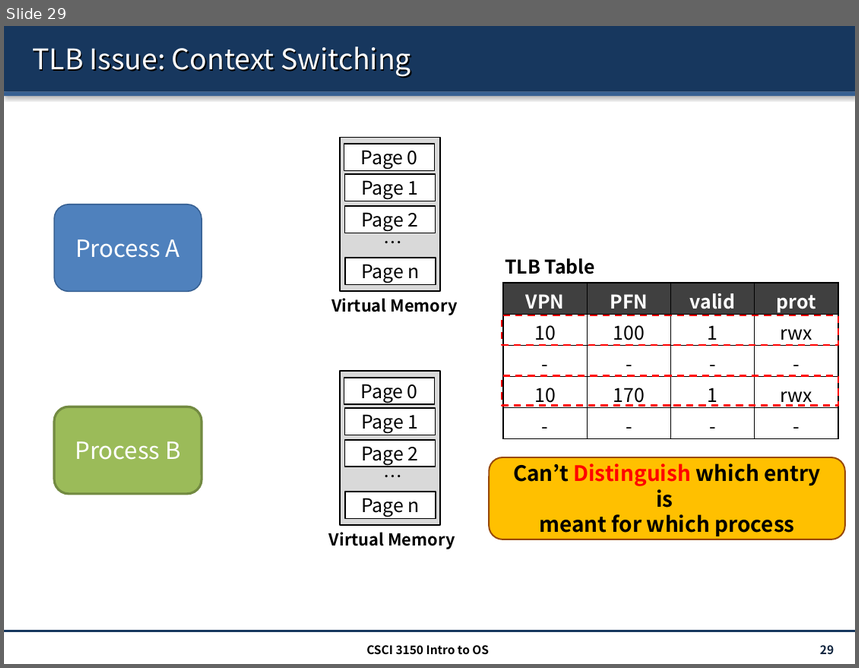
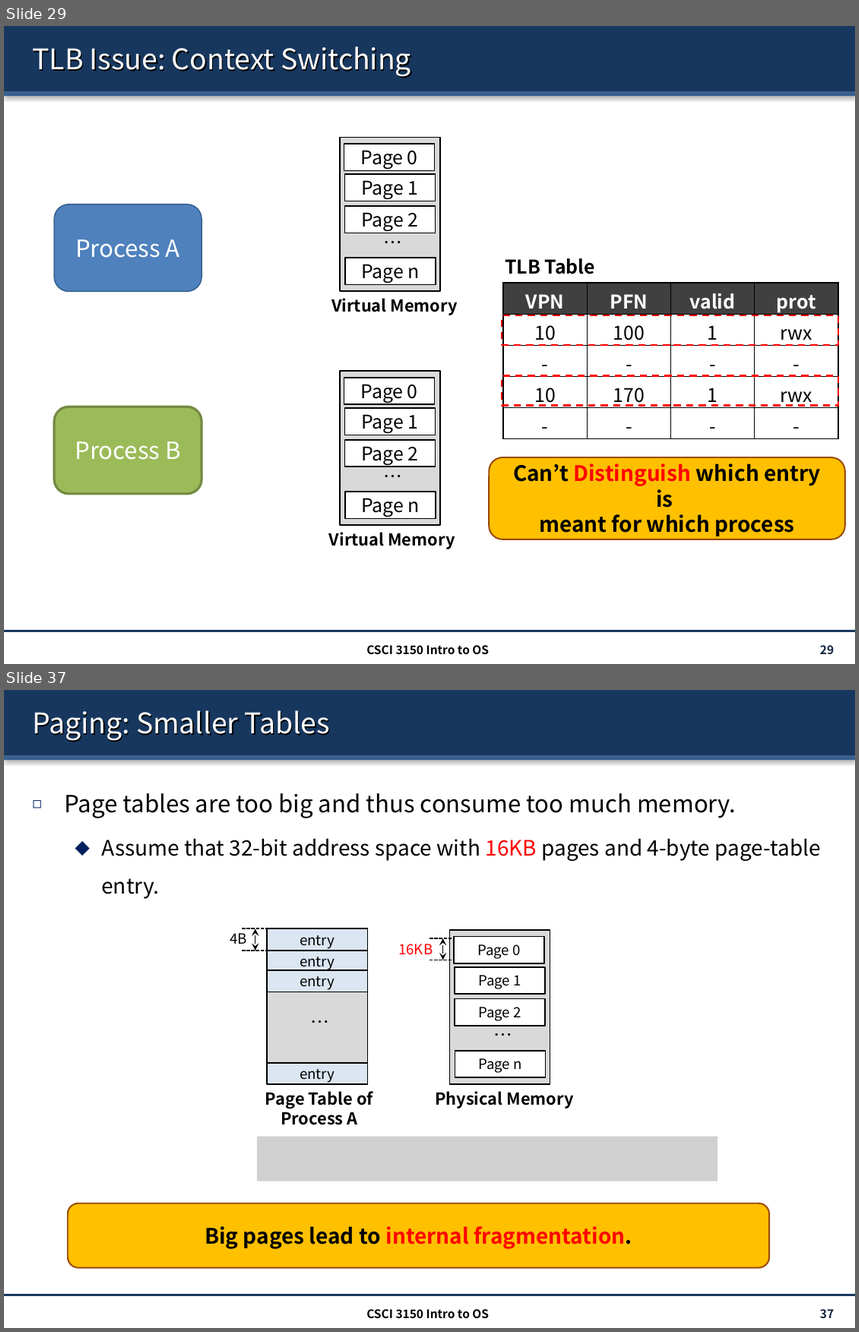
Before and after one commit to henryhxu/CSCI3150, a slide deck: lecture/lec11_paging.pptx. Shown one above the other, each under a label of ours: slide 29 before the commit, slides 29 and 37 after it; the slides between them are not shown. The pictures are 859x668 and 859x1332 pixels, drawn with LibreOffice and Linux fonts; fonts in the diff are those of the drawing; grey boxes stand for pictures. Boxes give left, top, right and bottom in pixels: in the first picture for what was removed or moved away, otherwise in the second. Text is boxed around its words. In the diff, an @@ line names an element or a change of style, - is before the commit and + after.

```diff
--- a/lecture/lec11_paging.pptx
+++ b/lecture/lec11_paging.pptx
@@ slide 37 added at (4,690,855,1328), background #FFFFFF; not listed: 3 template elements that a slide beside it also shows @@
@@ title added at (32,711,330,741), 24 pt, text #FFFFFF @@
+Paging: Smaller Tables
@@ text added at (64,793,821,899), 18 pt, text #000000 @@
+◻ Page tables are too big and thus consume too much memory.
+  ⬥ Assume that 32-bit address space with 16KB pages and 4-byte page-table entry.
@@ text added at (230,933,247,944), 12 pt, text #000000 @@
+4B
@@ line added from (243, 929) to (267, 929), #000000 1 pt dashed @@
@@ double arrow added from (255, 929) to (255, 951), #000000 1 pt @@
@@ rectangle added at (267,929,367,1083), fill #D9D9D9, outline #000000 1 pt @@
@@ rectangle added at (267,929,367,951), fill #DCE6F2, outline #000000 1 pt, 12 pt, text #000000 @@
+entry
@@ line added from (430, 939) to (455, 939), #000000 1 pt dashed @@
@@ double arrow added from (443, 939) to (443, 960), #000000 1 pt @@
@@ line added from (241, 951) to (267, 951), #000000 1 pt dashed @@
@@ rectangle added at (267,951,367,972), fill #DCE6F2, outline #000000 1 pt, 12 pt, text #000000 @@
+entry
@@ text added at (398,944,433,955), 12 pt, text #FF0000 @@
+16KB
@@ line added from (430, 960) to (455, 960), #000000 1 pt dashed @@
@@ rectangle added at (267,971,367,992), fill #DCE6F2, outline #000000 1 pt, 12 pt, text #000000 @@
+entry
@@ text added at (303,1006,401,1037), 16 pt, text #000000 @@
+…
@@ group added at (435,930,584,1109): 5 rectangles, 2 texts @@
+Page 0
+Page 1
+Page 2
+Physical Memory
+Page n
+…
@@ rectangle added at (267,1063,367,1084), fill #DCE6F2, outline #000000 1 pt, 12 pt, text #000000 @@
+entry
@@ text added at (265,1091,373,1125), 14 pt, text #000000, bold @@
+Page Table of
+Process A
@@ picture added at (257,1137,718,1182) @@
@@ rounded rectangle added at (68,1203,770,1268), fill #FFC000, outline #984807 1.25 pt, 18 pt, text #FF0000, bold @@
+Big pages lead to internal fragmentation.
@@ text added at (367,1309,489,1319), 10 pt, text #000000, bold @@
+CSCI 3150 Intro to OS
@@ page number added at (820,1309,834,1319), 10 pt, text #0F243E, bold @@
+37
```
Also in this commit, not shown: 7 slides changed, 23 other slides added.
